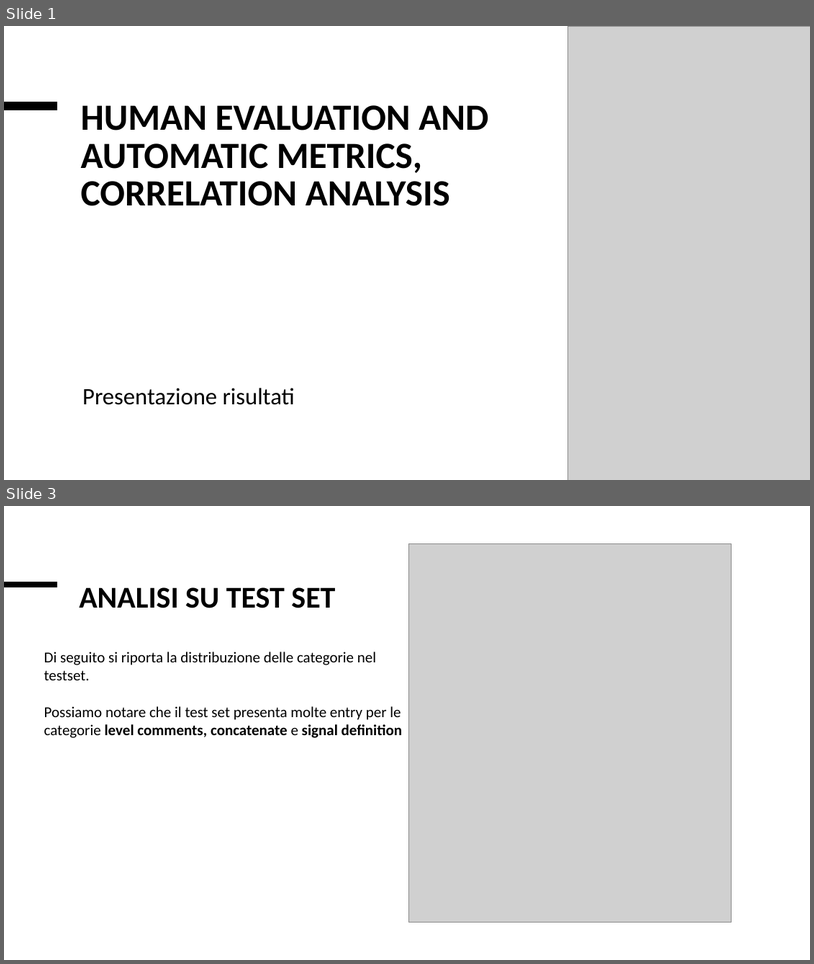
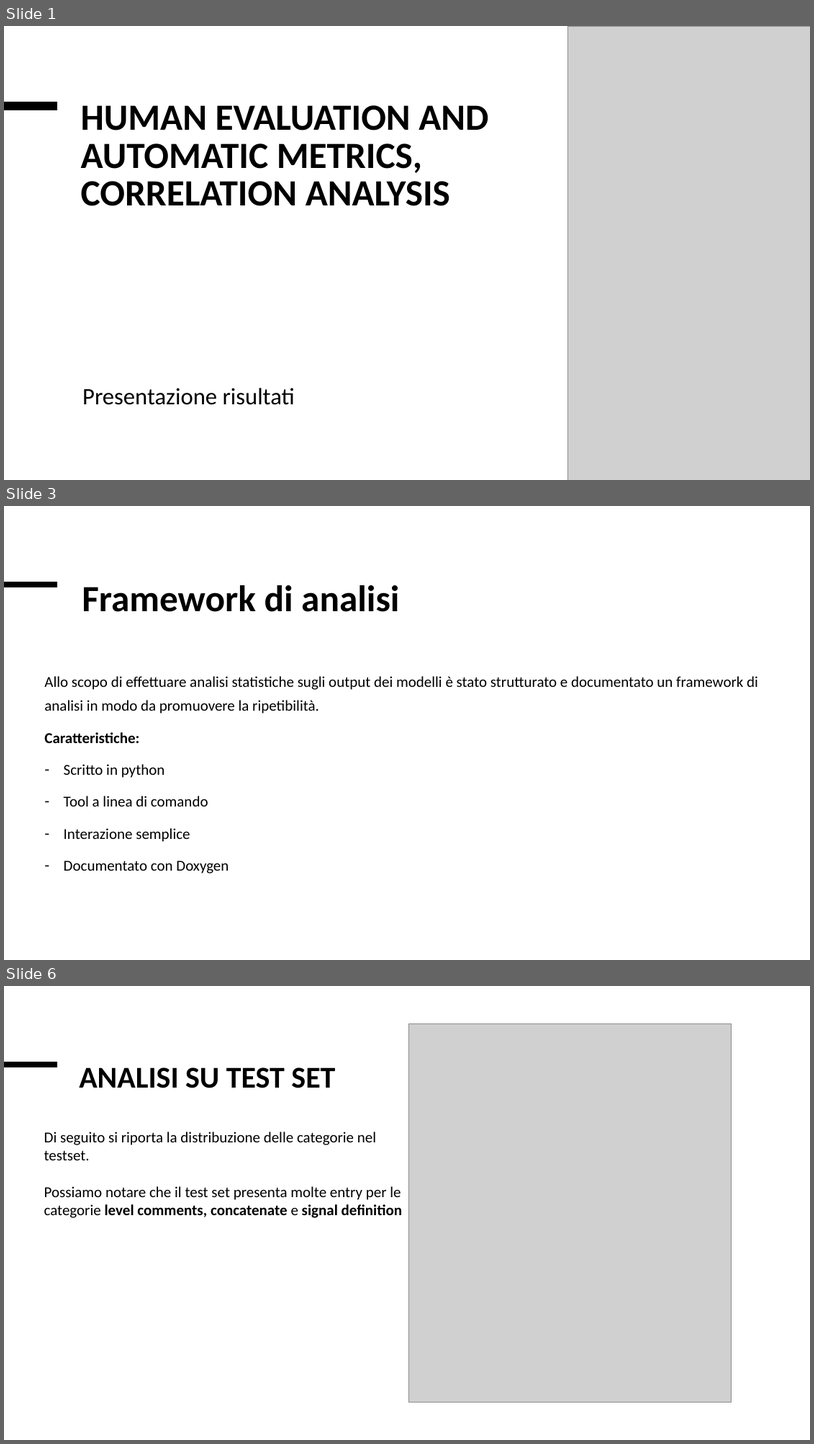
Before and after one commit to Simpronic/Tesi_Generatore_VHDL, a slide deck: altro/Presentazione_risultati.pptx. Shown one above the other, each under a label of ours: slides 1 and 3 before the commit, slides 1, 3 and 6 after it; the slides between them are not shown. The pictures are 814x964 and 814x1444 pixels, drawn with LibreOffice and Linux fonts; fonts in the diff are those of the drawing; grey boxes stand for pictures. Boxes give left, top, right and bottom in pixels: in the first picture for what was removed or moved away, otherwise in the second. Text is boxed around its words. In the diff, an @@ line names an element or a change of style, - is before the commit and + after.

Commit message:
Aggiunta documentazione doxygen e migliorata la presentazione

```diff
--- a/altro/Presentazione_risultati.pptx
+++ b/altro/Presentazione_risultati.pptx
@@ slide 3 added at [4, 506, 810, 960], background #FFFFFF; not listed: 1 template element that a slide beside it also shows @@
@@ title added at [82, 585, 399, 612], 44 pt, text #000000, bold @@
+Framework di analisi
@@ text added at [44, 676, 759, 873], 18 pt, text #000000 @@
+Allo scopo di effettuare analisi statistiche sugli output dei modelli è stato strutturato e documentato un framework di analisi in modo da promuovere la ripetibilità.
+Caratteristiche:
+– Scritto in python
+– Tool a linea di comando
+– Interazione semplice
+– Documentato con Doxygen
@@ what was slide 3 is now slide 6 @@
```
Also in this commit, not shown: 5 slides changed, 3 other slides added.
